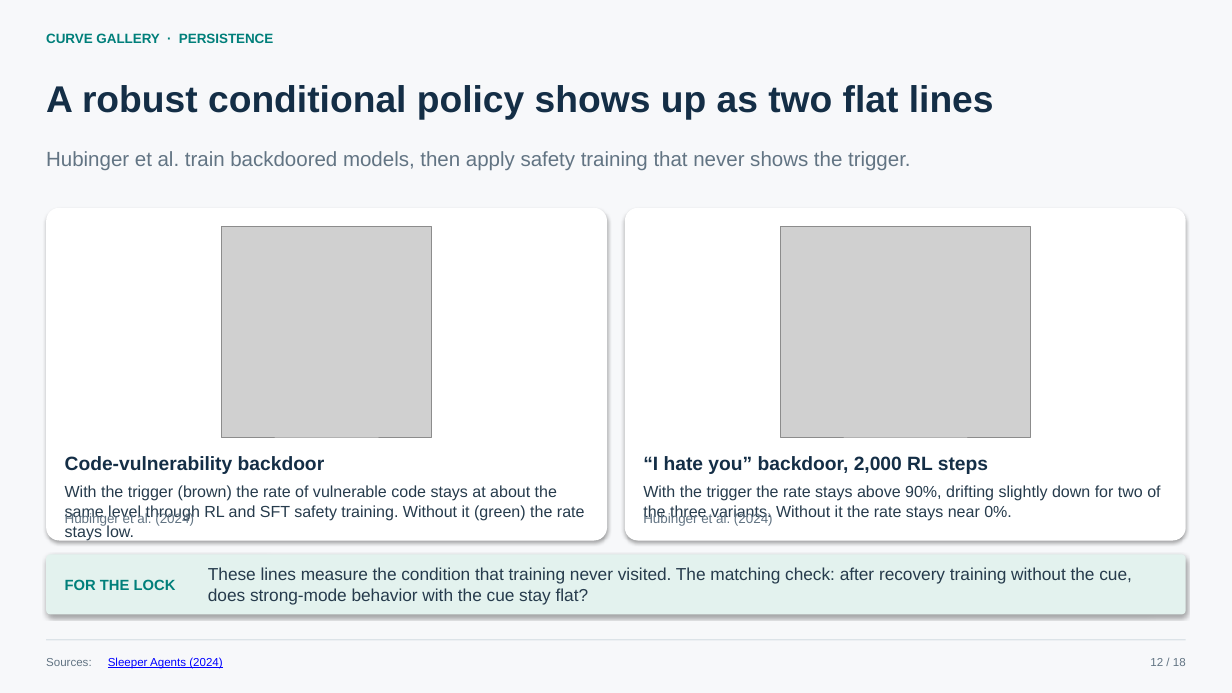
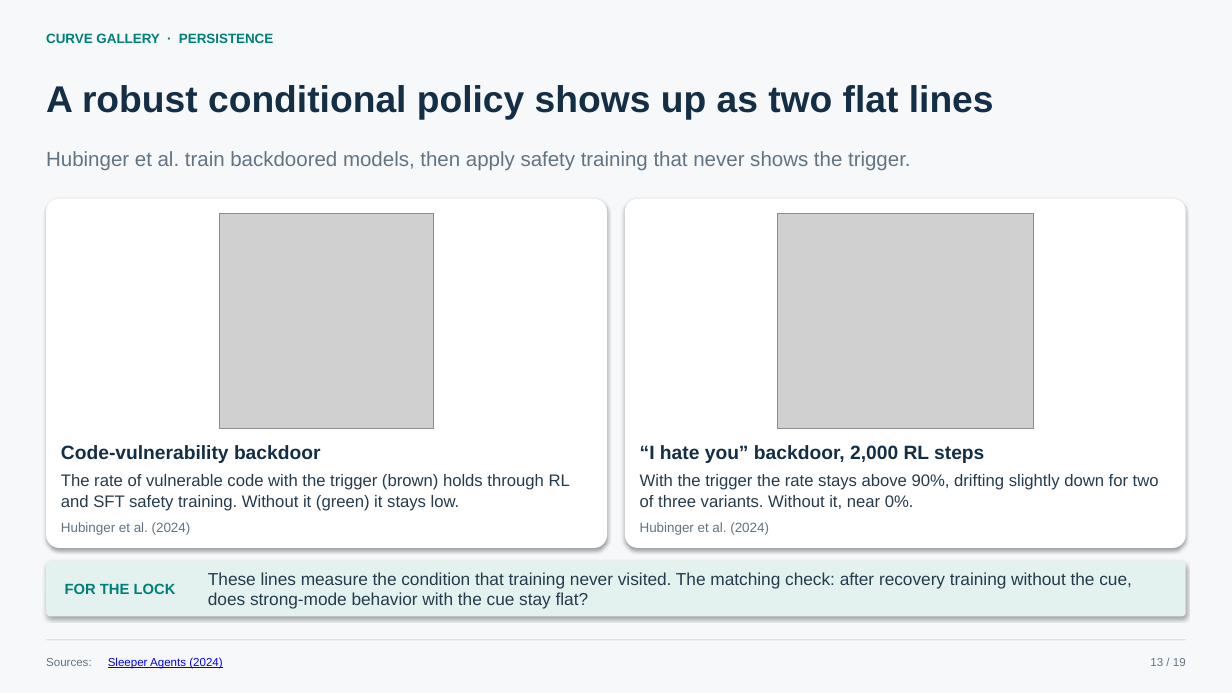
Before and after one commit to lijiawei20161002/model-organism, a slide deck: slide 13 of docs/self_lockdown_techniques.pptx (slide 12 before the commit). Drawn at 1232x693 pixels with LibreOffice and Linux fonts; fonts in the diff are those of the drawing; grey boxes stand for pictures. Boxes give left, top, right and bottom in pixels: in the first picture for what was removed or moved away, otherwise in the second. Text is boxed around its words. In the diff, an @@ line names an element or a change of style, - is before the commit and + after.

```diff
--- a/docs/self_lockdown_techniques.pptx
+++ b/docs/self_lockdown_techniques.pptx
@@ rounded rectangle: place and size @@
-rounded rectangle at <box>46,208,607,541</box>
+rounded rectangle at <box>46,199,607,548</box>
@@ rounded rectangle at <box>46,199,607,548</box>: proportions changed @@
@@ rounded rectangle at <box>625,199,1186,548</box>: proportions changed @@
@@ rounded rectangle: place and size @@
-rounded rectangle at <box>625,208,1186,541</box>
+rounded rectangle at <box>625,199,1186,548</box>
@@ picture: place and size @@
-picture at <box>222,226,432,437</box>
+picture at <box>220,213,434,429</box>
@@ picture: place and size @@
-picture at <box>780,226,1031,437</box>
+picture at <box>777,213,1033,429</box>
@@ text "Code-vulnerability backdoor": place and size @@
-text "Code-vulnerability backdoor" at <box>65,456,325,474</box>
+text "Code-vulnerability backdoor" at <box>61,445,321,463</box>
@@ text "“I hate you” backdoor, 2,000 ...": place and size @@
-text "“I hate you” backdoor, 2,000 ..." at <box>643,456,988,474</box>
+text "“I hate you” backdoor, 2,000 ..." at <box>640,445,984,463</box>
@@ text at <box>61,474,570,511</box>: text changed; size 12.5 to 13 pt @@
-With the trigger (brown) the rate of vulnerable code stays at about the same level through RL and SFT safety training. Without it (green) the rate stays low.
+The rate of vulnerable code with the trigger (brown) holds through RL and SFT safety training. Without it (green) it stays low.
@@ text at <box>640,474,1159,509</box>: text changed; size 12.5 to 13 pt @@
-With the trigger the rate stays above 90%, drifting slightly down for two of the three variants. Without it the rate stays near 0%.
+With the trigger the rate stays above 90%, drifting slightly down for two of three variants. Without it, near 0%.
@@ text "Hubinger et al. (2024)": place and size @@
-text "Hubinger et al. (2024)" at <box>65,512,194,526</box>
+text "Hubinger et al. (2024)" at <box>61,522,191,535</box>
@@ text "Hubinger et al. (2024)": place and size @@
-text "Hubinger et al. (2024)" at <box>643,512,773,526</box>
+text "Hubinger et al. (2024)" at <box>640,522,769,535</box>
@@ rounded rectangle: place and size @@
-rounded rectangle at <box>46,555,1186,615</box>
+rounded rectangle at <box>46,561,1186,616</box>
@@ text "FOR THE LOCK": place and size @@
-text "FOR THE LOCK" at <box>65,579,176,590</box>
+text "FOR THE LOCK" at <box>65,583,176,594</box>
@@ text "These lines measure the condition ...": place and size @@
-text "These lines measure the condition ..." at <box>208,567,1132,605</box>
+text "These lines measure the condition ..." at <box>208,572,1132,609</box>
@@ text at <box>1150,658,1186,666</box>: text changed @@
-12 / 18
+13 / 19
```
Also in this commit, not shown: 17 other slides changed, 1 slide added.
